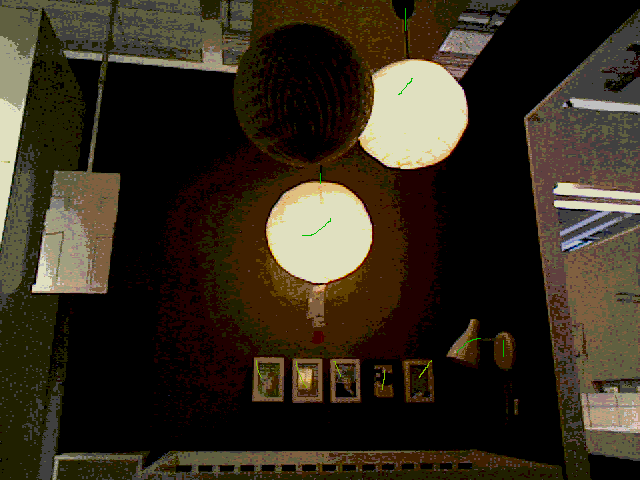
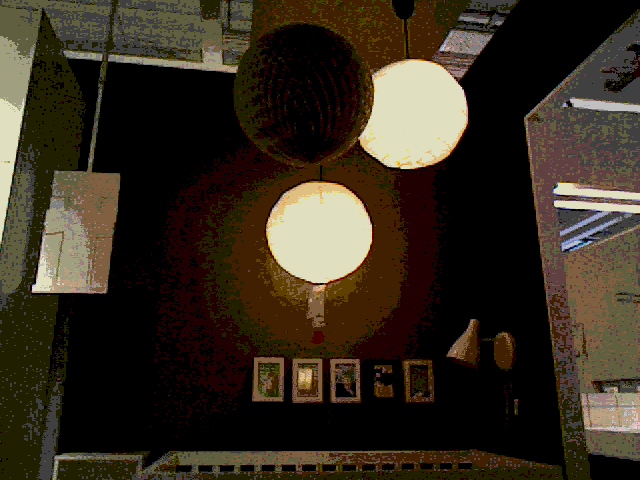
Revision of a layered 640 x 480 image; what changed, layer by layer:
removed layer "Layer #1" over [256, 8, 504, 390]
